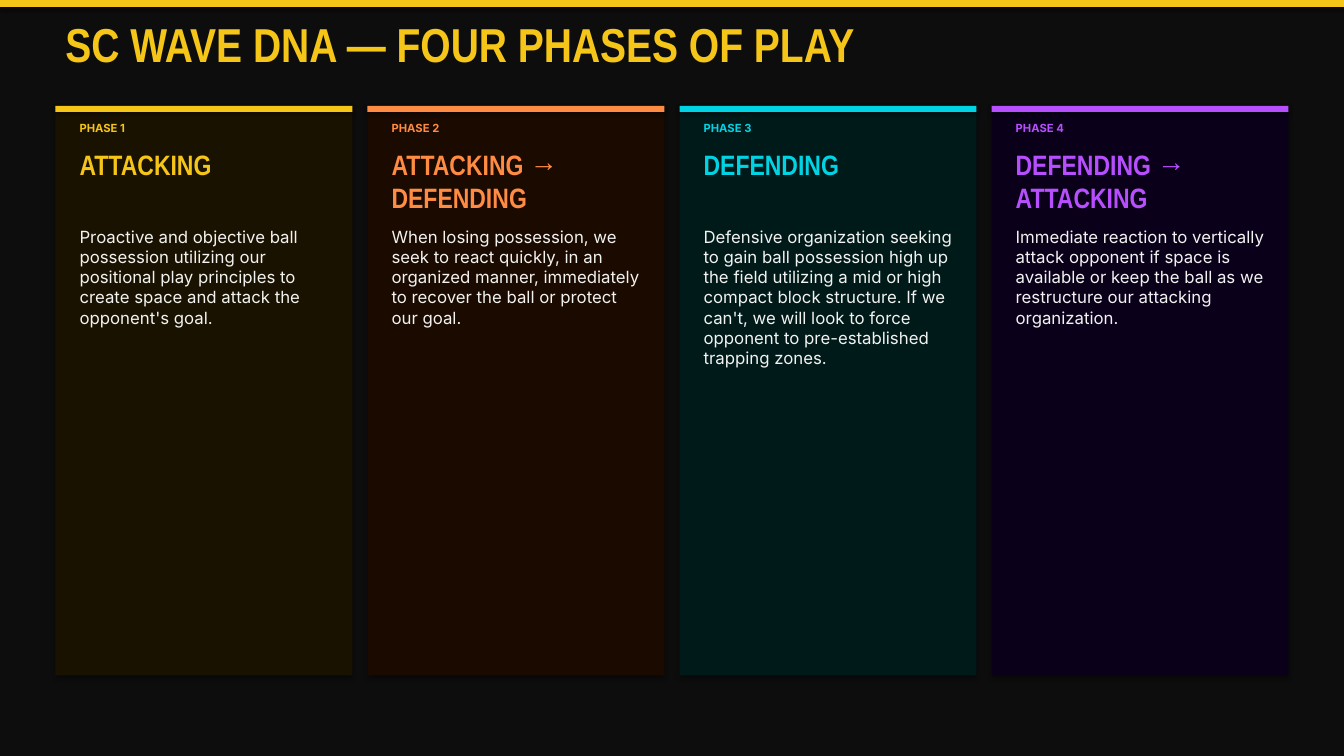
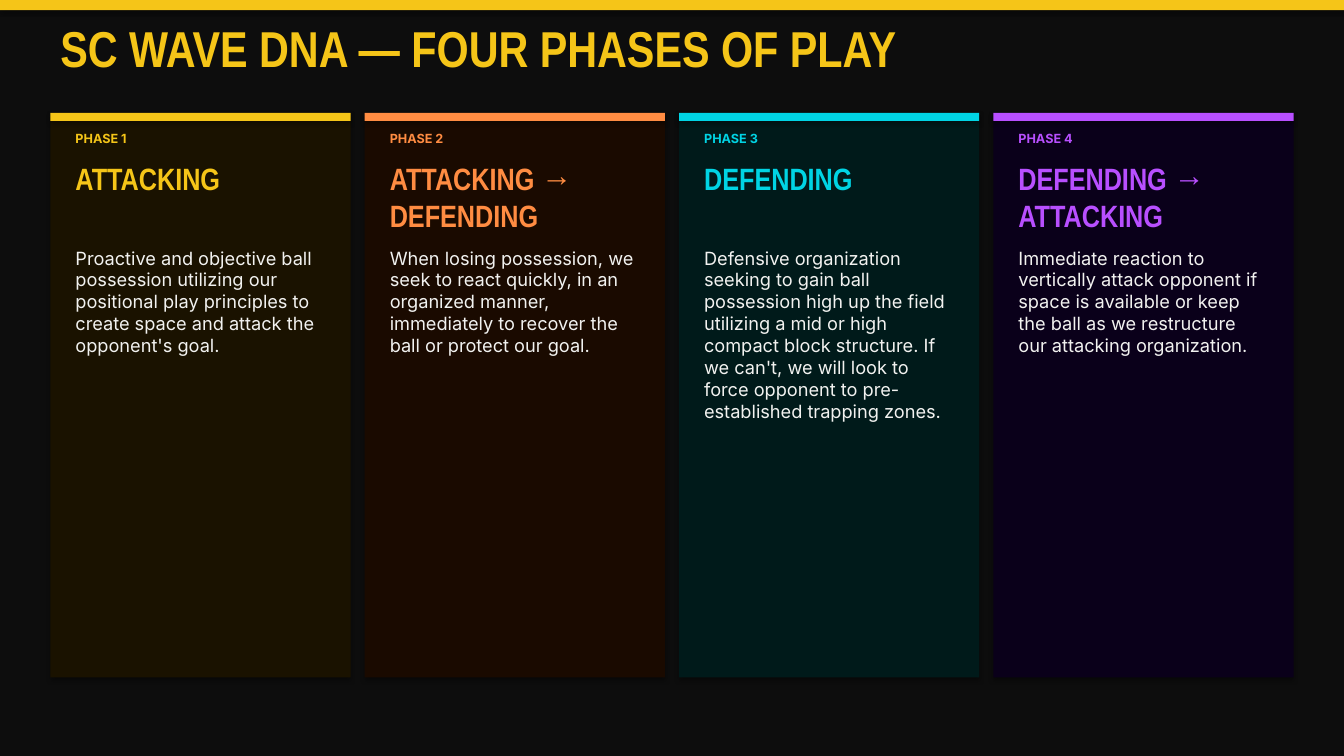
Before and after one commit to dmartini7/scwave-hub, a slide deck: slide 6 of docs/SC_Wave_Game_Model.pptx. Drawn at 1344x756 pixels with LibreOffice and Linux fonts; fonts in the diff are those of the drawing. Boxes give left, top, right and bottom in pixels: in the first picture for what was removed or moved away, otherwise in the second. Text is boxed around its words. In the diff, an @@ line names an element or a change of style, - is before the commit and + after.

```diff
--- a/docs/SC_Wave_Game_Model.pptx
+++ b/docs/SC_Wave_Game_Model.pptx
@@ text "SC WAVE DNA — FOUR ..." at <box>60,32,896,68</box>: size 34 to 36 pt @@
@@ rectangle: place and size @@
-rectangle at <box>55,106,352,676</box>
+rectangle at <box>50,113,351,678</box>
@@ rectangle: place and size @@
-rectangle at <box>55,106,352,112</box>
+rectangle at <box>50,113,351,121</box>
@@ rectangle: place and size @@
-rectangle at <box>368,106,664,676</box>
+rectangle at <box>365,113,665,678</box>
@@ rectangle: place and size @@
-rectangle at <box>368,106,664,112</box>
+rectangle at <box>365,113,665,121</box>
@@ rectangle: place and size @@
-rectangle at <box>680,106,976,676</box>
+rectangle at <box>680,113,980,678</box>
@@ rectangle: place and size @@
-rectangle at <box>680,106,976,112</box>
+rectangle at <box>680,113,980,121</box>
@@ rectangle: place and size @@
-rectangle at <box>992,106,1289,676</box>
+rectangle at <box>993,113,1294,678</box>
@@ rectangle: place and size @@
-rectangle at <box>992,106,1289,112</box>
+rectangle at <box>993,113,1294,121</box>
@@ text "PHASE 1": place and size @@
-text "PHASE 1" at <box>80,124,125,132</box>
+text "PHASE 1" at <box>75,133,126,143</box>
@@ text "PHASE 2": place and size @@
-text "PHASE 2" at <box>392,123,439,132</box>
+text "PHASE 2" at <box>390,133,443,143</box>
@@ text "PHASE 3": place and size @@
-text "PHASE 3" at <box>704,124,751,132</box>
+text "PHASE 3" at <box>704,133,758,143</box>
@@ size 8 to 9 pt in 4 elements at <box>704,133,758,143</box>, <box>390,133,443,143</box>, <box>75,133,126,143</box>, <box>1018,133,1073,143</box> @@
@@ text "PHASE 4": place and size @@
-text "PHASE 4" at <box>1016,124,1064,132</box>
+text "PHASE 4" at <box>1018,133,1073,143</box>
@@ text "ATTACKING": place and size @@
-text "ATTACKING" at <box>80,155,212,176</box>
+text "ATTACKING" at <box>75,168,220,191</box>
@@ text "ATTACKING → DEFENDING": place and size @@
-text "ATTACKING → DEFENDING" at <box>392,155,527,209</box>
+text "ATTACKING → DEFENDING" at <box>390,168,538,228</box>
@@ text "DEFENDING": place and size @@
-text "DEFENDING" at <box>704,155,839,176</box>
+text "DEFENDING" at <box>704,168,852,191</box>
@@ size 20 to 22 pt in 4 elements at <box>704,168,852,191</box>, <box>390,168,538,228</box>, <box>75,168,220,191</box>, <box>1018,168,1166,228</box> @@
@@ text "DEFENDING → ATTACKING": place and size @@
-text "DEFENDING → ATTACKING" at <box>1016,155,1151,209</box>
+text "DEFENDING → ATTACKING" at <box>1018,168,1166,228</box>
@@ size 12 to 13 pt in 4 elements at <box>704,251,945,422</box>, <box>390,251,633,356</box>, <box>1018,251,1257,356</box>, <box>75,251,314,356</box> @@
@@ text "Proactive and objective ball possession ...": place and size @@
-text "Proactive and objective ball possession ..." at <box>80,230,300,328</box>
+text "Proactive and objective ball possession ..." at <box>75,251,314,356</box>
@@ text "When losing possession, we seek ...": place and size @@
-text "When losing possession, we seek ..." at <box>392,230,640,328</box>
+text "When losing possession, we seek ..." at <box>390,251,633,356</box>
@@ text "Defensive organization seeking to gain ...": place and size @@
-text "Defensive organization seeking to gain ..." at <box>704,230,952,368</box>
+text "Defensive organization seeking to gain ..." at <box>704,251,945,422</box>
@@ text "Immediate reaction to vertically attack ...": place and size @@
-text "Immediate reaction to vertically attack ..." at <box>1016,230,1264,328</box>
+text "Immediate reaction to vertically attack ..." at <box>1018,251,1257,356</box>
```
Also in this commit, not shown: 19 other slides changed, 1 slide added, 2 other files.
